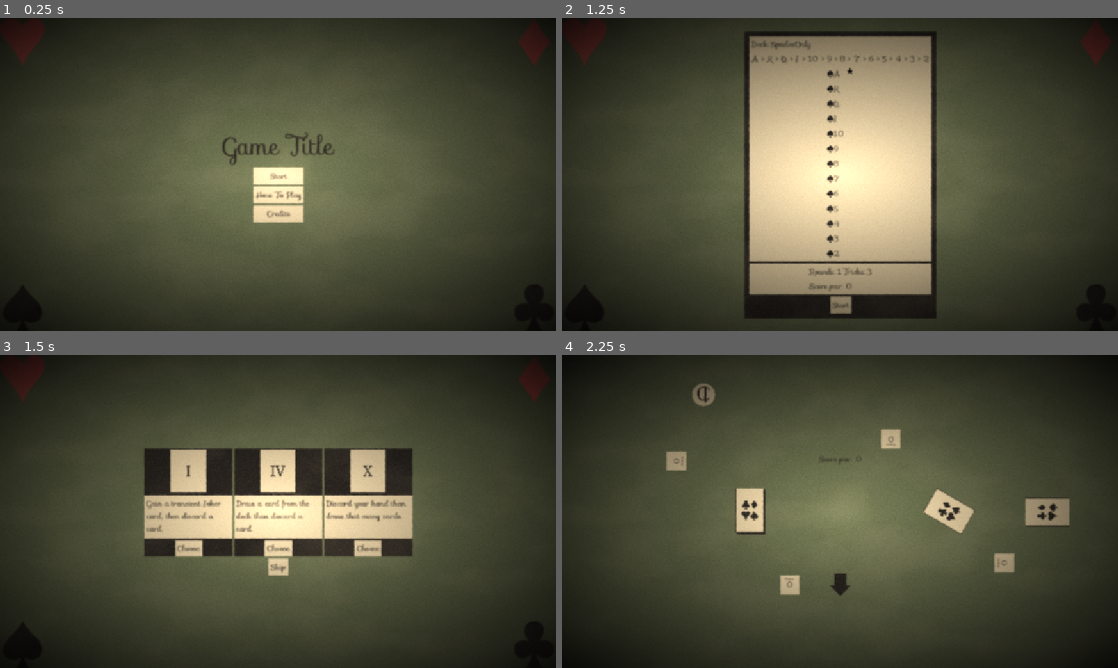
Above: before the commit, frames 1-4 (two rows, left to right).
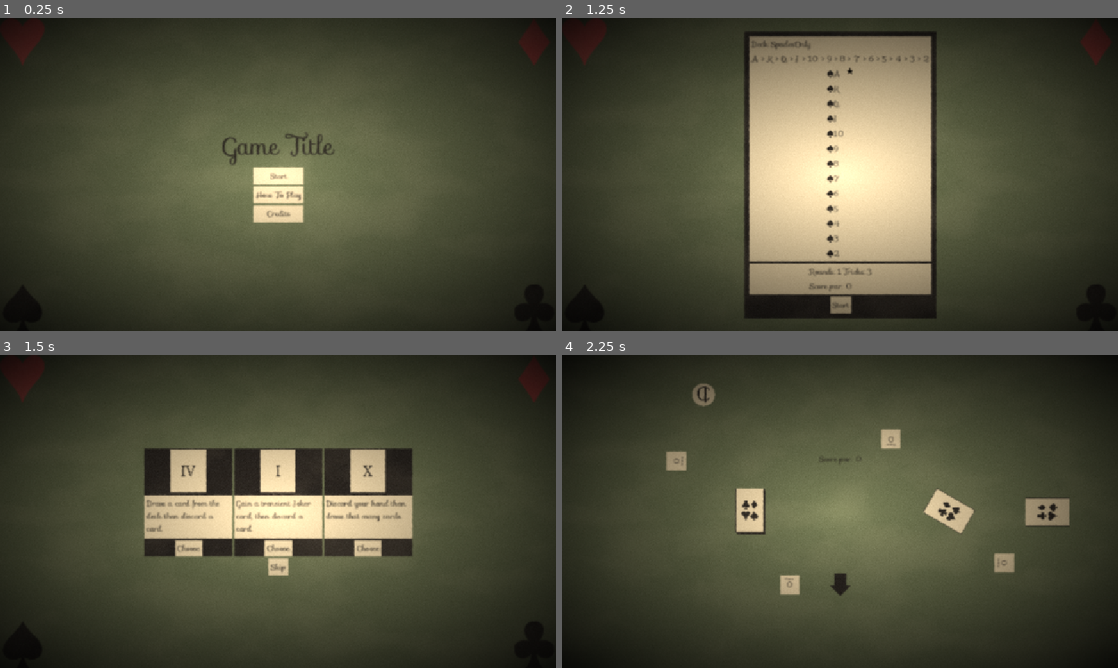
Above: after the commit, the same moments.

Repository: CMurtagh-LGTM/brackeys25.2
Game: Godot game, scene res://Main.tscn
Two runs of this game, one before a commit and one after it. Both use one fixed random seed, a clock stepped at 60 frames per second and the inputs below.
Inputs:
- Up to frame 1 (0.25 s): no input
- Up to frame 2 (1.25 s): click "Start" at 0.5 s
- Up to frame 3 (1.5 s): click "Start" at 1.25 s
- Up to frame 4 (2.25 s): click "Skip" at 2 s

Frames 1-2 are identical in both runs. In frame 3, 0.4% of the frame differs, in the area x 26-56%, y 34-53%; in frame 4, nothing differs.

Commit message:
Prophet triumph

Diff:
--- a/GameManager/GameManager.gd
+++ b/GameManager/GameManager.gd
@@ -122,7 +122,7 @@
 	return GameState.new(_trump, _trick.lead_suit(_trump), _deck.deck_info, _trick.get_cards(), _trick.card_count() == _hands.size() - 1)
 
 func _calculate_triumph_game_state() -> TriumphGameState:
-	return TriumphGameState.new(_hands[0], _deck, _discard_pile, _origin)
+	return TriumphGameState.new(_hands[0], _hands, _deck, _discard_pile, _origin)
 
 func _on_hand_play(card: Card) -> void:
 	_hands[_current_hand].lose_turn()
--- a/GameManager/TriumphGameState.gd
+++ b/GameManager/TriumphGameState.gd
@@ -2,12 +2,14 @@
 extends RefCounted
 
 var player: Hand
+var hands: Array[Hand]
 var deck: Deck
 var discard_pile: Stack
 var origin: Node2D
 
-func _init(player_: Hand, deck_: Deck, discard_pile_: Stack, origin_) -> void:
+func _init(player_: Hand, hands_: Array[Hand], deck_: Deck, discard_pile_: Stack, origin_) -> void:
 	player = player_
+	hands = hands_
 	deck = deck_
 	discard_pile = discard_pile_
 	origin = origin_
--- a/Hand/Hand.gd
+++ b/Hand/Hand.gd
@@ -59,6 +59,11 @@
 
 func get_hand_size() -> int:
 	return _cards.size()
+
+func random_card() -> Card:
+	if _cards.is_empty():
+		return null
+	return _cards.pick_random()
 
 func discard_last_card() -> Card:
 	assert(not _cards.is_empty())
--- a/Menu/Victory.tscn
+++ b/Menu/Victory.tscn
@@ -25,7 +25,7 @@
 [node name="Label2" type="Label" parent="MenuButtons/VBoxContainer"]
 layout_mode = 2
 theme_override_font_sizes/font_size = 50
-text = "Victory"
+text = "Victory 😎"
 horizontal_alignment = 1
 vertical_alignment = 1
 
--- /dev/null
+++ b/Resources/Triumph/Prophet.tres
@@ -0,0 +1,16 @@
+[gd_resource type="Resource" script_class="TriumphInfo" load_steps=5 format=3 uid="uid://csdlbfjisfojx"]
+
+[ext_resource type="Script" uid="uid://c2er7462v18hc" path="res://Triumph/TriumphAction/PeekAction.gd" id="1_gxqgw"]
+[ext_resource type="Script" uid="uid://chanul83o6q5u" path="res://Triumph/TriumphInfo.gd" id="1_o2202"]
+[ext_resource type="Texture2D" uid="uid://cix4fgnkekkyu" path="res://Assets/Characters/XVII.svg" id="3_wkb77"]
+
+[sub_resource type="Resource" id="Resource_8fo1o"]
+script = ExtResource("1_gxqgw")
+metadata/_custom_type_script = "uid://c2er7462v18hc"
+
+[resource]
+script = ExtResource("1_o2202")
+texture = ExtResource("3_wkb77")
+description = "Each opponent reveals one card."
+action = SubResource("Resource_8fo1o")
+metadata/_custom_type_script = "uid://chanul83o6q5u"
--- a/SceneManager.gd
+++ b/SceneManager.gd
@@ -69,9 +69,6 @@
 		var place: int = result[0]
 		var score: int = result[1]
 
-		print("place:", place + 1)
-		print("score:", score)
-
 		if not game.win_condition.has_won(place, score):
 			return false
 	return true
--- /dev/null
+++ b/Triumph/TriumphAction/PeekAction.gd
@@ -0,0 +1,12 @@
+class_name PeekAction
+extends TriumphAction
+
+func before_bid(state: TriumphGameState) -> void:
+
+	for hand: Hand in state.hands:
+		if hand == state.player:
+			continue
+		hand.random_card().reveal()
+
+func has_before_bid(_state: TriumphGameState) -> bool:
+	return true
Not shown, added: Triumph/TriumphAction/PeekAction.gd.uid
